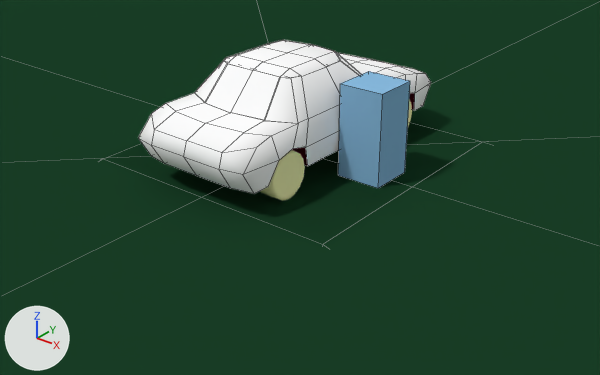
An edit to the Blender file Driver.blend, drawn before and after from the same camera.
The view is the same before and after, from a 50 mm camera at (5.35, -6.63, 3.66) aimed at (0.58, -0.67, -0.03). The lights are fixed; the arrows at lower left show +X, +Y and +Z. Mesh edges are drawn as thin lines on the coarser meshes.

Names of what the first picture shows: 'Car_visual', 'Car_wheel_3', 'Platform', 'Player', 'Terrain'.
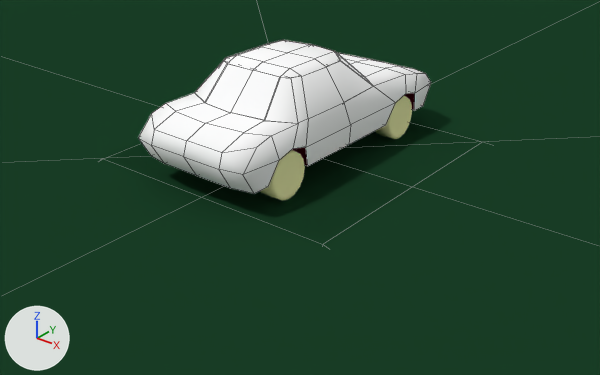
What differs and where, as boxes (x1, y1, x2, y2) in the pictures (600 x 375 px):
'Player', hidden (blue): before (338, 71, 410, 188)

The edits, one by one:
Object 'Player' (ob_player) is now hidden.
